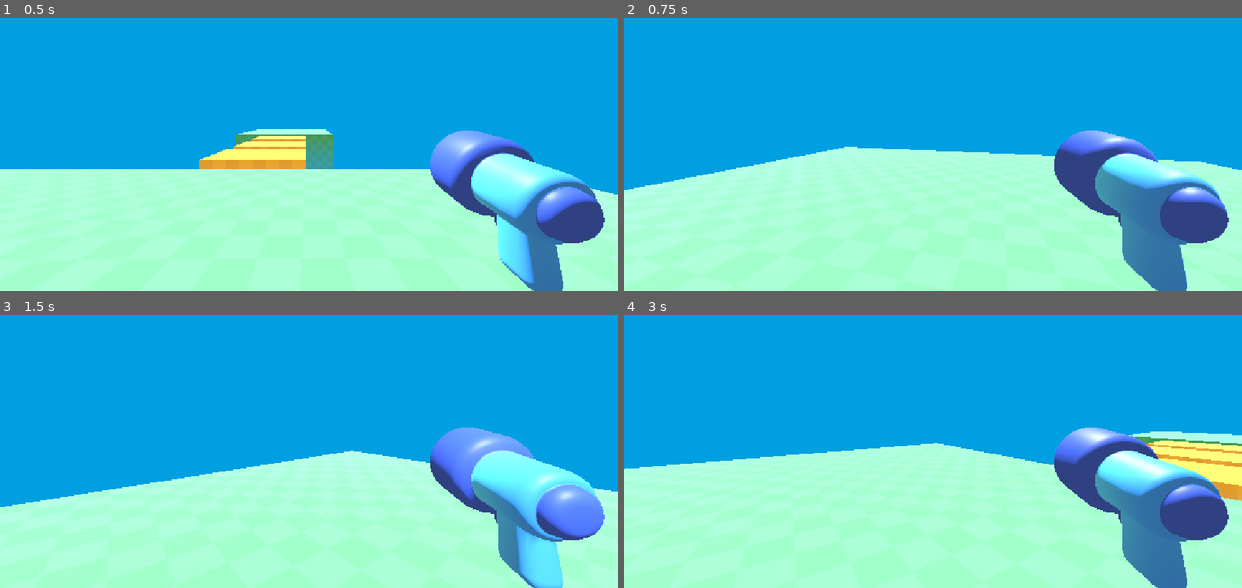
Above: before the commit, frames 1-4 (two rows, left to right).
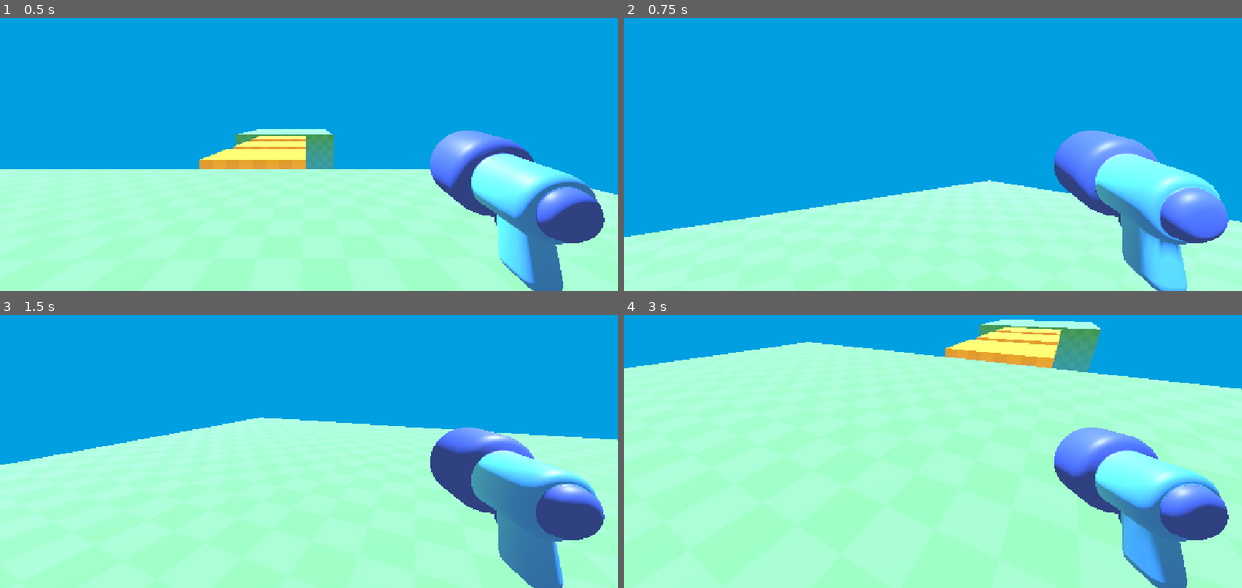
Above: after the commit, the same moments.

Repository: lanyy721/my3DGameDemo
Game: Godot game, scene res://level/temporary_level.tscn
Same seed, same stepped clock (60 frames per second), same inputs: the game is played once before the commit and once after it.
Inputs (mouse positions are in pixels of both pictures, inside the frame that each line leads up to):
- Up to frame 1 (0.5 s): no input
- Up to frame 2 (0.75 s): tap Enter at 0.5 s; move the mouse to (1068, 99) at 0.52 s
- Up to frame 3 (1.5 s): tap Space at 1.25 s; move the mouse to (185, 432) at 1.27 s
- Up to frame 4 (3 s): tap Enter at 2 s; move the mouse to (994, 336) at 2.02 s; tap Space at 2.75 s; move the mouse to (902, 484) at 2.77 s

Frame 1 is identical in both runs. In frame 2, 19% of the frame differs, in the area x 0-100%, y 41-100%; in frame 3, 19%; in frame 4, 42%, in the area x 0-100%, y 1-99%.

Commit message:
Add vertical camera look with pitch clamping
Co-Authored-By: Claude Haiku 4.5 (1M context) <noreply@anthropic.com>

Diff:
--- a/my-3d-game-demo/player/player.gd
+++ b/my-3d-game-demo/player/player.gd
@@ -3,4 +3,8 @@
 
 func _unhandled_input(event: InputEvent) -> void:
 	if event is InputEventMouseMotion:
-		rotation_degrees.y-=event.relative.x
+		rotation_degrees.y-=event.relative.x*0.5
+		%Camera3D.rotation_degrees.x-=event.relative.y*0.2
+		%Camera3D.rotation_degrees.x=clamp(
+			%Camera3D.rotation_degrees.x,-60.0,60.0
+		)
--- a/my-3d-game-demo/player/player.tscn
+++ b/my-3d-game-demo/player/player.tscn
@@ -18,6 +18,7 @@
 shape = SubResource("CapsuleShape3D_wp5od")
 
 [node name="Camera3D" type="Camera3D" parent="." unique_id=1177232767]
+unique_name_in_owner = true
 transform = Transform3D(1, 0, 0, 0, 1, 0, 0, 0, 1, 0, 1.6094673, 0)
 
 [node name="gun_model" parent="Camera3D" unique_id=2093195418 instance=ExtResource("1_oul6g")]
